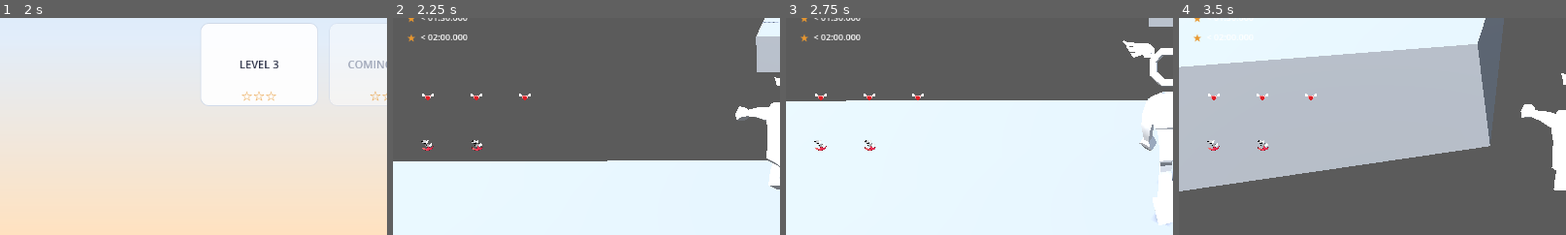
Above: before the commit, frames 1-4 (left to right).
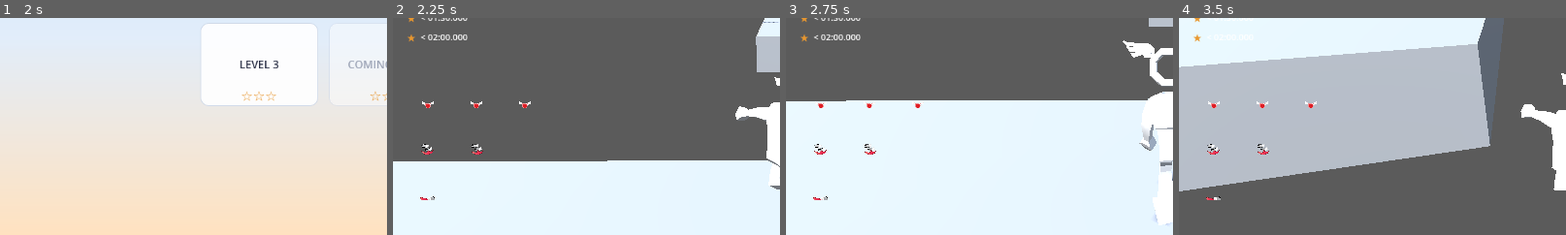
Above: after the commit, the same moments.

Repository: jpvds1/DDJD
Game: Godot game, scene res://scenes/game_controller.tscn
Two runs of this game, one before a commit and one after it. Both use one fixed random seed, a clock stepped at 60 frames per second and the inputs below. A sky picture missing from this copy of the repository is replaced by a grey-blue gradient. Sound files missing from this copy of the repository are replaced by a short silence.
Inputs (mouse positions are % of the whole screen's width and height, from its top left):
- Up to frame 1 (2 s): click "Continue as Guest" at 0.5 s; click "Play" at 1.25 s
- Up to frame 2 (2.25 s): click "LEVEL 1" at 2 s
- Up to frame 3 (2.75 s): no input
- Up to frame 4 (3.5 s): tap Enter at 2.75 s; move the mouse to (55, 50) at 2.77 s; hold W (move_forwards) from 2.78 s (still down); tap Q (dash) at 2.85 s; tap Space (jump) at 3.02 s
The pictures show only the part of the screen within x 0-50%, y 50-100%; the shares and areas given below are measured in that part.

Frame 1 is identical in both runs. In frame 2, 0.6% of the frame differs, in the area x 7-36%, y 34-84%; in frame 3, 0.5%; in frame 4, 0.6%.

Commit message:
fix: icons [WIP]

Diff:
--- a/platformer-game/scenes/ui/main_UI.tscn
+++ b/platformer-game/scenes/ui/main_UI.tscn
@@ -30,7 +30,7 @@
 [node name="MainVBox" type="VBoxContainer" parent="HUD/RootMargin" unique_id=222113591]
 custom_minimum_size = Vector2(240, 0)
 layout_mode = 2
-theme_override_constants/separation = 10
+theme_override_constants/separation = 4
 
 [node name="LivesContainer" type="HBoxContainer" parent="HUD/RootMargin/MainVBox" unique_id=760054353]
 layout_mode = 2
--- a/platformer-game/scripts/ui/main_UI.gd
+++ b/platformer-game/scripts/ui/main_UI.gd
@@ -318,6 +318,7 @@
 		var is_active := i < active_count
 		var tr := TextureRect.new()
 		tr.custom_minimum_size = Vector2(64, 64)
+		tr.size_flags_horizontal = Control.SIZE_SHRINK_BEGIN
 		tr.texture = active_tex if is_active else inactive_tex
 		tr.expand_mode = TextureRect.EXPAND_IGNORE_SIZE
 		tr.stretch_mode = TextureRect.STRETCH_KEEP_ASPECT_CENTERED
@@ -349,23 +350,42 @@
 	dash_row.add_child(hbox)
 
 	for i in range(max_d):
-		var bar := TextureProgressBar.new()
-		bar.custom_minimum_size = Vector2(64, 64)
-		bar.size_flags_horizontal = Control.SIZE_EXPAND_FILL
-		bar.texture_under = _DASH_TEX
-		bar.texture_progress = _DASH_TEX
-		bar.tint_under = Color(0.35, 0.35, 0.35, 1)
-		bar.fill_mode = TextureProgressBar.FILL_LEFT_TO_RIGHT
-		bar.min_value = 0.0
-		bar.max_value = 100.0
-		bar.value = 100.0
-		hbox.add_child(bar)
-		_dash_icons.append(bar)
+		var wrapper := Control.new()
+		wrapper.custom_minimum_size = Vector2(64, 64)
+
+		var bg := TextureRect.new()
+		bg.set_anchors_preset(Control.PRESET_FULL_RECT)
+		bg.texture = _DASH_TEX
+		bg.expand_mode = TextureRect.EXPAND_IGNORE_SIZE
+		bg.stretch_mode = TextureRect.STRETCH_KEEP_ASPECT_CENTERED
+		bg.modulate = Color(0.35, 0.35, 0.35, 1)
+		wrapper.add_child(bg)
+
+		# clip grows left-to-right to reveal the bright icon on top of the dim bg
+		var clip := Control.new()
+		clip.clip_children = Control.CLIP_CHILDREN_ONLY
+		clip.anchor_left = 0.0; clip.anchor_top = 0.0
+		clip.anchor_right = 0.0; clip.anchor_bottom = 1.0
+		clip.offset_right = 64.0
+		wrapper.add_child(clip)
+
+		var fg := TextureRect.new()
+		# fixed 64×64 regardless of clip width so the texture isn't squeezed
+		fg.anchor_left = 0.0; fg.anchor_top = 0.0
+		fg.anchor_right = 0.0; fg.anchor_bottom = 0.0
+		fg.offset_right = 64.0; fg.offset_bottom = 64.0
+		fg.texture = _DASH_TEX
+		fg.expand_mode = TextureRect.EXPAND_IGNORE_SIZE
+		fg.stretch_mode = TextureRect.STRETCH_KEEP_ASPECT_CENTERED
+		clip.add_child(fg)
+
+		hbox.add_child(wrapper)
+		_dash_icons.append(clip)
 
 func _set_icon_fill(index: int, ratio: float) -> void:
 	if index < 0 or index >= _dash_icons.size():
 		return
-	_dash_icons[index].value = clamp(ratio, 0.0, 1.0) * 100.0
+	_dash_icons[index].offset_right = clamp(ratio, 0.0, 1.0) * 64.0
 
 # ---------------------------------------------------------
 # UI API
